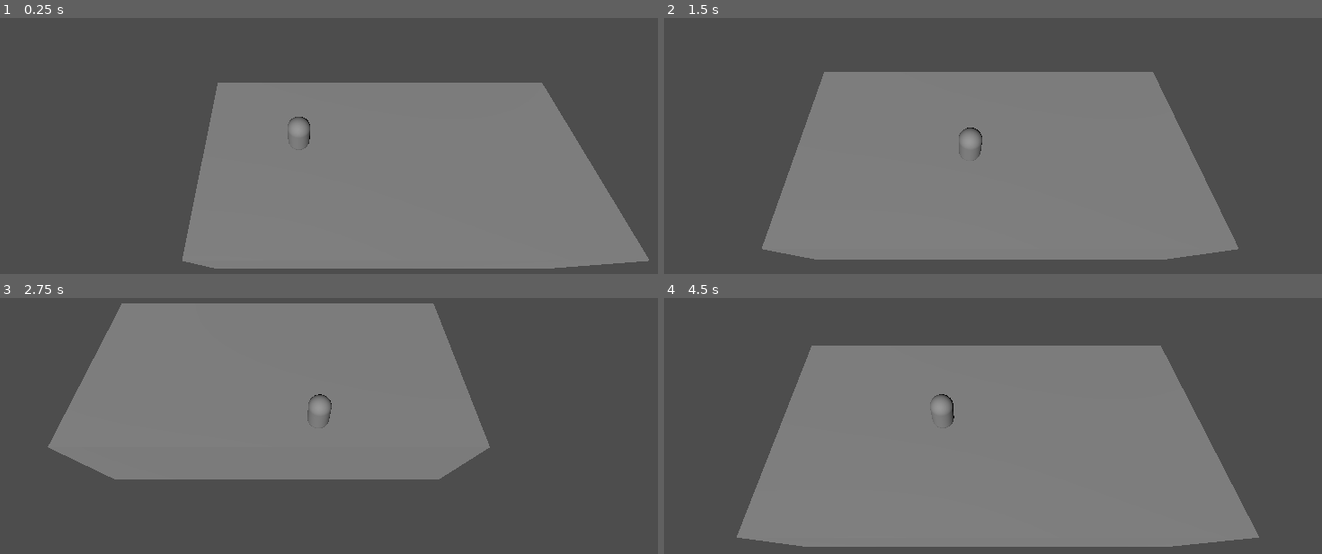
Above: before the commit, frames 1-4 (two rows, left to right).
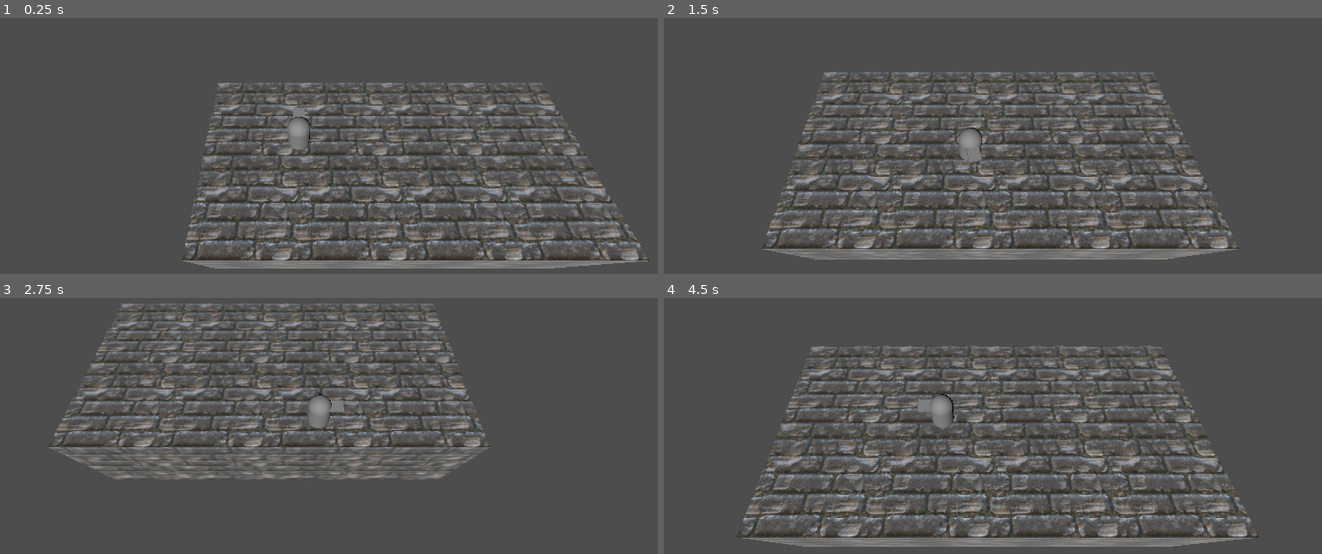
Above: after the commit, the same moments.

Repository: OmegaBaum/Punk_Pirates
Game: Godot game, scene res://Scenes/main.tscn
Two runs of this game, one before a commit and one after it. Both use one fixed random seed, a clock stepped at 60 frames per second and the inputs below.
Inputs:
- Up to frame 1 (0.25 s): no input
- Up to frame 2 (1.5 s): hold D (right) 0.53-1.28 s; tap Space (jump) at 0.77 s; hold S (down) from 1.28 s (still down)
- Up to frame 3 (2.75 s): tap Space (jump) at 1.52 s; release S (down) at 2.03 s; hold D (right) from 2.03 s (still down)
- Up to frame 4 (4.5 s): release D (right) at 2.78 s; hold W (up) 2.78-3.53 s; tap Space (jump) at 3.02, 3.77 s; hold A (left) from 3.53 s (still down)

The runs differ from the first frame. In frame 1, 33% of the frame differs, in the area x 27-99%, y 25-97%; in frame 2, 34%; in frame 3, 30%; in frame 4, 40%, in the area x 11-91%, y 18-97%.

Commit message:
add textures

Diff:
--- a/legal_simulator_1/Scenes/main.tscn
+++ b/legal_simulator_1/Scenes/main.tscn
@@ -1,17 +1,45 @@
-[gd_scene load_steps=7 format=3 uid="uid://btydx8d7os386"]
+[gd_scene load_steps=11 format=3 uid="uid://btydx8d7os386"]
 
 [ext_resource type="Script" path="res://scripts/player.gd" id="1_6qlxa"]
 [ext_resource type="Script" path="res://scripts/camera.gd" id="2_wauon"]
+[ext_resource type="Texture2D" uid="uid://bm1vench0uwnv" path="res://textures/Bricks_01-512x512.png" id="3_o766e"]
 
 [sub_resource type="CapsuleShape3D" id="CapsuleShape3D_8hcyo"]
 
 [sub_resource type="CapsuleMesh" id="CapsuleMesh_q25w0"]
 
+[sub_resource type="BoxMesh" id="BoxMesh_lex4t"]
+size = Vector3(0.5, 0.2, 1)
+
 [sub_resource type="BoxShape3D" id="BoxShape3D_75nkc"]
 size = Vector3(10, 5, 10)
 
+[sub_resource type="StandardMaterial3D" id="StandardMaterial3D_b5jwx"]
+albedo_texture = ExtResource("3_o766e")
+uv1_scale = Vector3(0.2, 0.2, 0.2)
+uv1_triplanar = true
+
 [sub_resource type="BoxMesh" id="BoxMesh_hji3w"]
+lightmap_size_hint = Vector2i(104, 106)
+material = SubResource("StandardMaterial3D_b5jwx")
 size = Vector3(10, 5, 10)
+
+[sub_resource type="GDScript" id="GDScript_pqk0h"]
+script/source = "extends Node
+
+
+# Called when the node enters the scene tree for the first time.
+func _ready() -> void:
+	pass # Replace with function body.
+
+
+# Called every frame. 'delta' is the elapsed time since the previous frame.
+func _process(delta: float) -> void:
+	pass
+
+func action():
+	print(\"leck eier\")
+"
 
 [node name="Node3D" type="Node3D"]
 
@@ -24,6 +52,11 @@
 
 [node name="MeshInstance3D" type="MeshInstance3D" parent="player"]
 mesh = SubResource("CapsuleMesh_q25w0")
+
+[node name="MeshInstance3D2" type="MeshInstance3D" parent="player/MeshInstance3D"]
+transform = Transform3D(1, 0, 0, 0, 1, 0, 0, 0, 1, 0, 0.5, -0.5)
+mesh = SubResource("BoxMesh_lex4t")
+skeleton = NodePath("../..")
 
 [node name="DirectionalLight3D" type="DirectionalLight3D" parent="."]
 transform = Transform3D(0.965926, 0.183013, -0.183013, 0, 0.707107, 0.707107, 0.258819, -0.683013, 0.683013, 0, 3, 4)
@@ -53,3 +86,6 @@
 
 [node name="MeshInstance3D" type="MeshInstance3D" parent="StaticBody3D2"]
 mesh = SubResource("BoxMesh_hji3w")
+
+[node name="Interactive" type="Node3D" parent="."]
+script = SubResource("GDScript_pqk0h")
--- a/legal_simulator_1/scripts/player.gd
+++ b/legal_simulator_1/scripts/player.gd
@@ -3,8 +3,8 @@
 
 const SPEED = 5.0
 const JUMP_VELOCITY = 4.5
-
-
+const ROTATION_SPEED = 10
+@onready var mesh = $MeshInstance3D
 
 func _physics_process(delta: float) -> void:
 	# Add the gravity.
@@ -22,8 +22,10 @@
 	if direction:
 		velocity.x = direction.x * SPEED
 		velocity.z = direction.z * SPEED
+		mesh.rotation.y = lerp_angle(mesh.rotation.y, atan2(-velocity.x, -velocity.z), delta * ROTATION_SPEED)
 	else:
 		velocity.x = move_toward(velocity.x, 0, SPEED)
 		velocity.z = move_toward(velocity.z, 0, SPEED)
 
+
 	move_and_slide()
Binary file added: legal_simulator_1/textures/Bricks_01-512x512.png
Not shown, added: legal_simulator_1/textures/Bricks_01-512x512.png.import
Binary file added: legal_simulator_1/textures/Wood_18-512x512.png
Not shown, added: legal_simulator_1/textures/Wood_18-512x512.png.import
